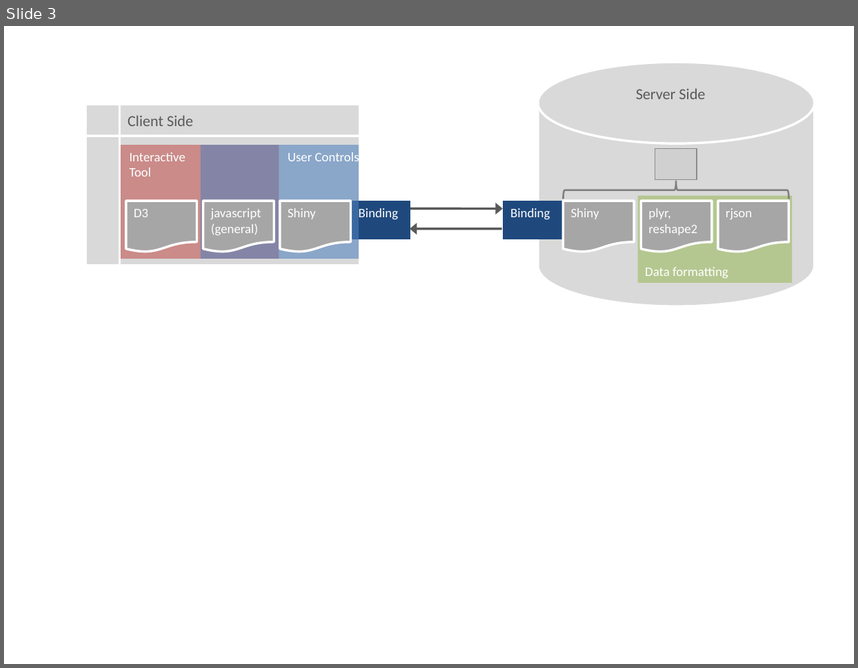
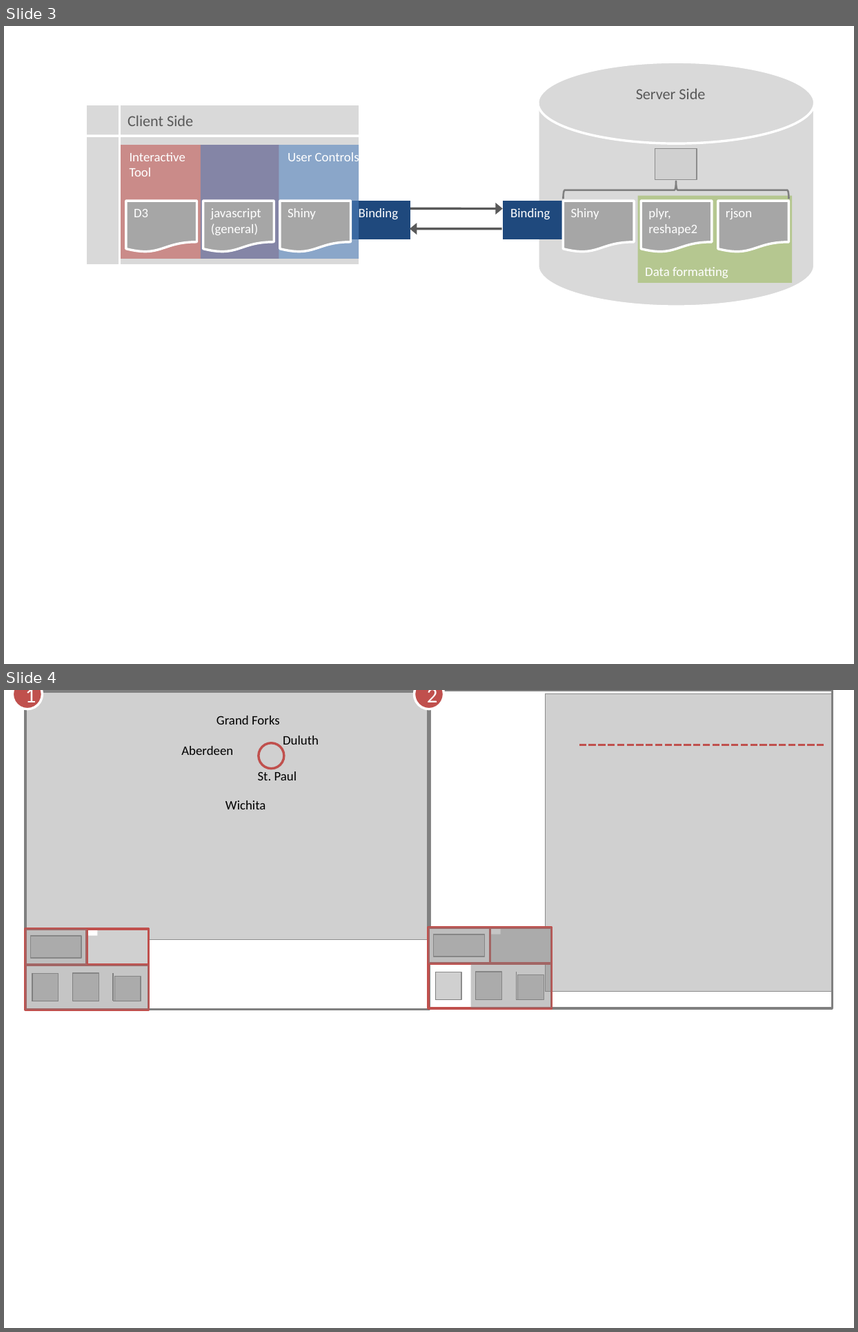
Before and after one commit to gammarama/DataExpo2013, a slide deck: paper/images/images.pptx. Shown one above the other, each under a label of ours: slide 3 before the commit, slides 3 and 4 after it. The pictures are 858x668 and 858x1332 pixels, drawn with LibreOffice and Linux fonts; fonts in the diff are those of the drawing; grey boxes stand for pictures. Boxes give left, top, right and bottom in pixels: in the first picture for what was removed or moved away, otherwise in the second. Text is boxed around its words. In the diff, an @@ line names an element or a change of style, - is before the commit and + after.

```diff
--- a/paper/images/images.pptx
+++ b/paper/images/images.pptx
@@ slide 4 added at (4, 690, 854, 1328), background #FFFFFF @@
@@ rectangle added at (12, 690, 831, 1023), fill #FFFFFF, outline #FFFFFF 2 pt @@
@@ ellipse added at (12, 690, 42, 709), fill #C0504D, outline #FFFFFF 2 pt, 18 pt, text #FFFFFF @@
+1
@@ ellipse added at (415, 690, 444, 709), fill #C0504D, outline #FFFFFF 2 pt, 18 pt, text #FFFFFF @@
+2
@@ picture added at (546, 694, 833, 992) @@
@@ text added at (217, 716, 280, 724), 11 pt, text #000000 @@
+Grand Forks
@@ text added at (181, 746, 233, 755), 11 pt, text #000000 @@
+Aberdeen
@@ ellipse added at (258, 742, 283, 768), outline #C0504D 2 pt @@
@@ text added at (283, 736, 319, 745), 11 pt, text #000000 @@
+Duluth
@@ line added from (824, 745) to (578, 745), #C0504D 2 pt dashed @@
@@ text added at (258, 771, 297, 780), 11 pt, text #000000 @@
+St. Paul
@@ text added at (225, 800, 266, 809), 11 pt, text #000000 @@
+Wichita
@@ group added at (25, 690, 430, 1009): 8 lines, 6 pictures, 6 rectangles @@
@@ group added at (428, 690, 832, 1009): 8 lines, 6 rectangles, 5 pictures @@
```
Also in this commit, not shown: 2 slides changed, 2 other slides added, 1 slide removed, 10 other files.
